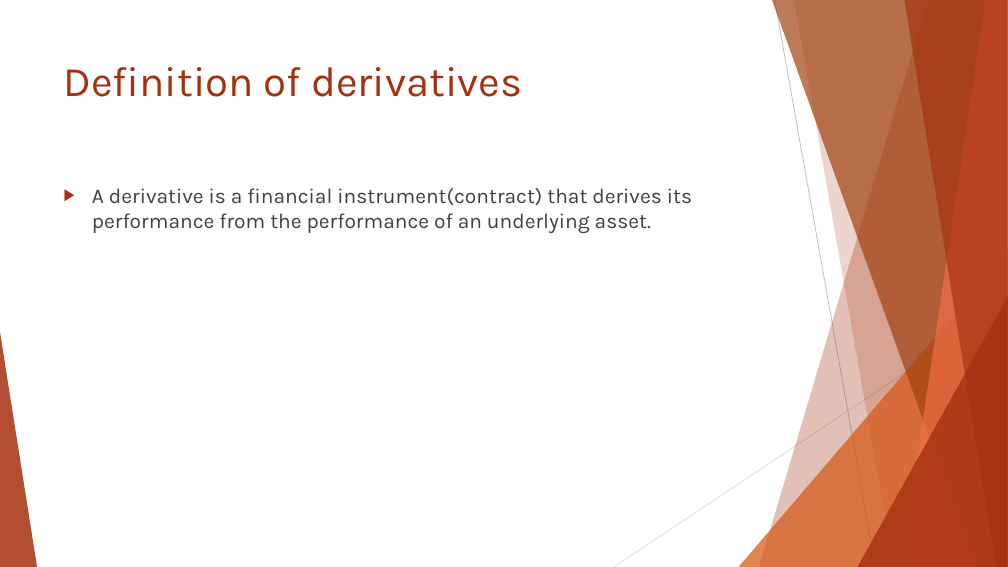
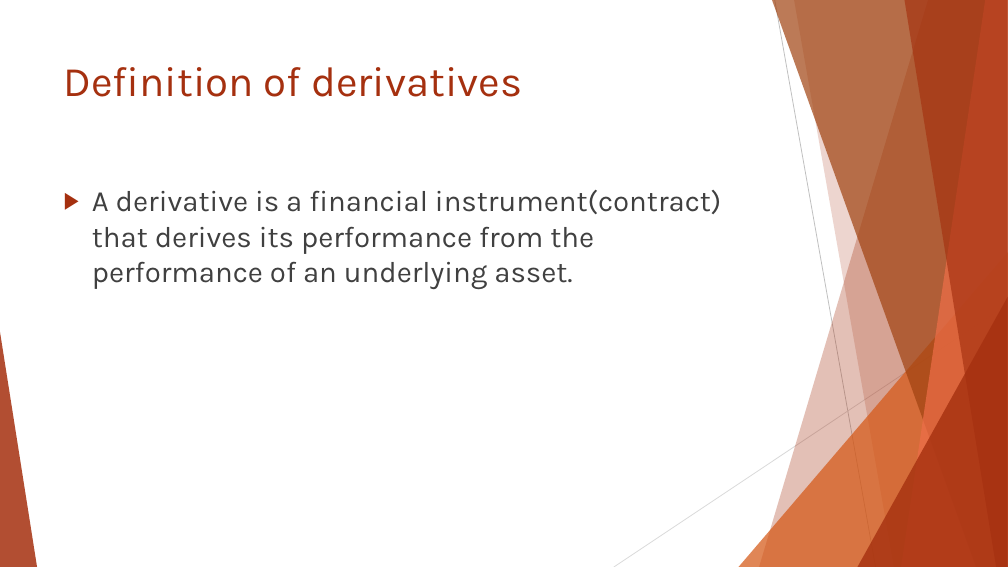
Before and after one commit to Isco0530/data, a slide deck: slide 3 of Reading 45.pptx. Drawn at 1008x567 pixels with LibreOffice and Linux fonts; fonts in the diff are those of the drawing. Boxes give left, top, right and bottom in pixels: in the first picture for what was removed or moved away, otherwise in the second. Text is boxed around its words. In the diff, an @@ line names an element or a change of style, - is before the commit and + after.

```diff
--- a/Reading 45.pptx
+++ b/Reading 45.pptx
@@ text "A derivative is a financial ..." at bbox=[92, 190, 721, 289]: size 20 to 28 pt @@
```
Also in this commit, not shown: 2 other slides changed, 1 slide added.
